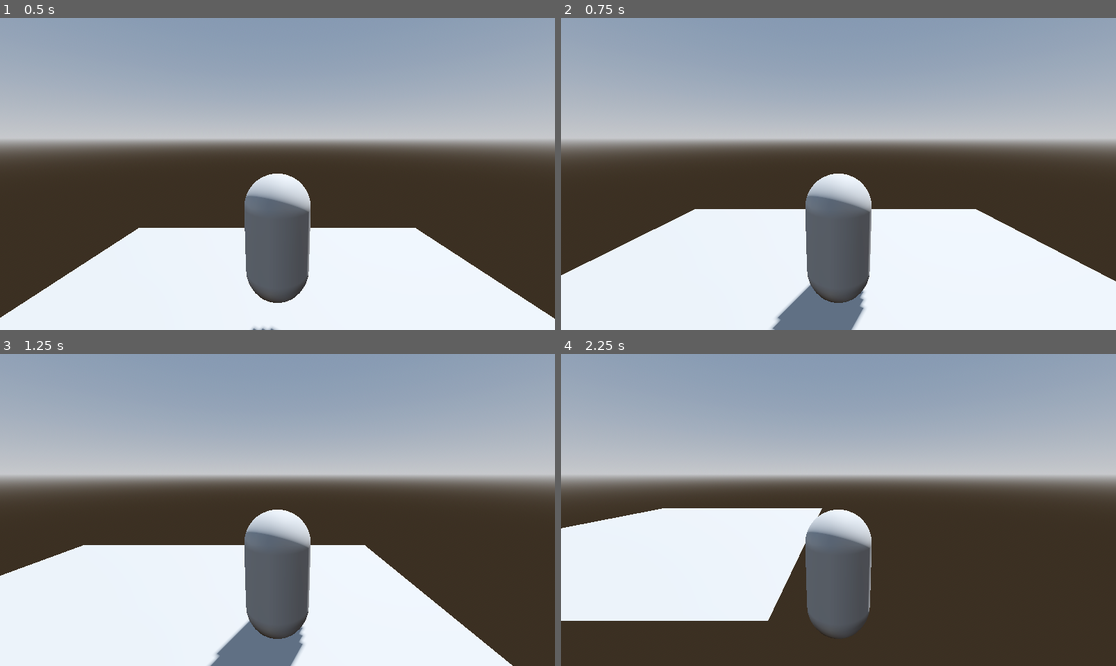
Above: before the commit, frames 1-4 (two rows, left to right).
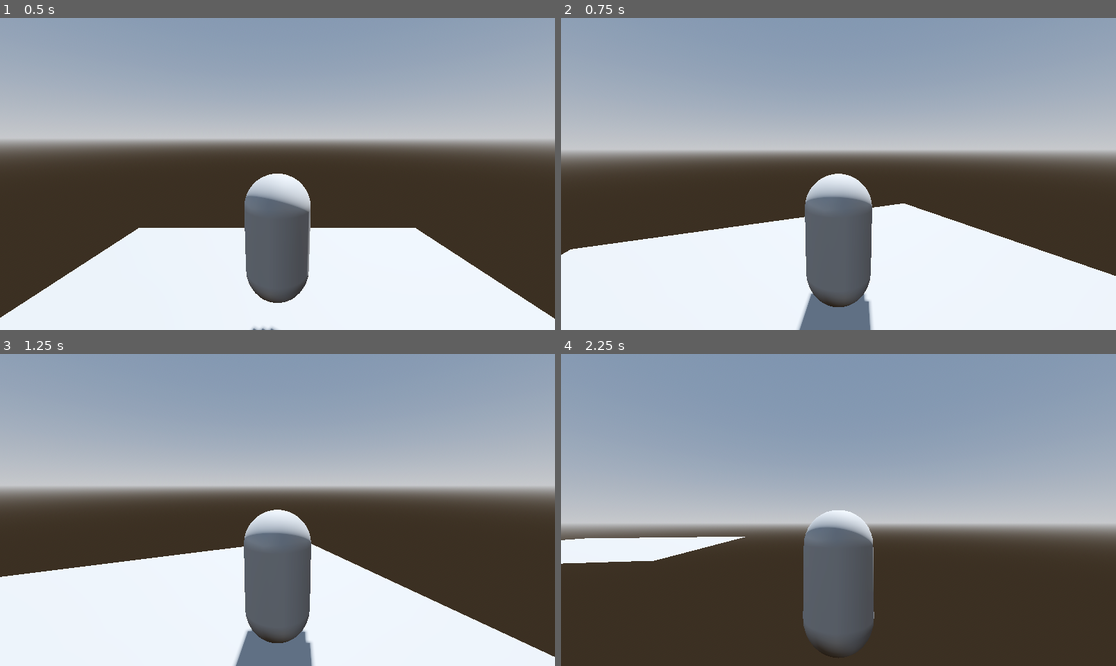
Above: after the commit, the same moments.

Repository: UncleJohnKun/who-am-i-
Game: Godot game, scene res://main.tscn
The game is run twice, just before and just after one commit, with the same random seed, the same clock (stepped at 60 frames per second) and the same inputs.
Inputs (mouse positions are in pixels of both pictures, inside the frame that each line leads up to):
- Up to frame 1 (0.5 s): no input
- Up to frame 2 (0.75 s): move the mouse to (960, 158) at 0.52 s; hold D (move_right) from 0.53 s (still down)
- Up to frame 3 (1.25 s): keep holding D (move_right)
- Up to frame 4 (2.25 s): move the mouse to (727, 525) at 1.27 s; release D (move_right) at 1.28 s; hold S (move_back) 1.28-2.03 s; move the mouse to (894, 441) at 2.02 s; hold D (move_right) from 2.03 s (still down)

Frame 1 is identical in both runs. In frame 2, 12% of the frame differs, in the area x 0-100%, y 38-100%; in frame 3, 12%; in frame 4, 42%, in the area x 0-100%, y 24-96%.

Commit message:
added mouse movement to camera

Diff:
--- a/player.gd
+++ b/player.gd
@@ -1,9 +1,14 @@
 extends RigidBody3D
 
+var mouse_sensitivity := 0.001
+var twist_input := 0.0
+var pitch_input := 0.0
+@onready var twist_pivot := $TwistPivot
+@onready var pitch_pivot := $TwistPivot/PitchPivot
 
 # Called when the node enters the scene tree for the first time.
 func _ready() -> void:
-	pass # Replace with function body.
+	Input.set_mouse_mode(Input.MOUSE_MODE_CAPTURED)
 
 
 # Called every frame. 'delta' is the elapsed time since the previous frame.
@@ -12,4 +17,22 @@
 	input.x = Input.get_axis("move_left", "move_right")
 	input.z = Input.get_axis("move_forward", "move_back")
 
-	apply_central_force(input * 1200.0 * delta)
+	apply_central_force(twist_pivot.basis * input * 1200.0 * delta)
+	if Input.is_action_just_pressed("ui_cancel"):
+		Input.set_mouse_mode(Input.MOUSE_MODE_VISIBLE)
+
+	twist_pivot.rotate_y(twist_input)
+	pitch_pivot.rotate_x(pitch_input)
+	pitch_pivot.rotation.x = clamp(
+		$TwistPivot/PitchPivot.rotation.x,
+		deg_to_rad(-30),
+		deg_to_rad(30)
+	)
+	twist_input = 0.0
+	pitch_input = 0.0
+
+func _unhandled_input(event: InputEvent) -> void:
+	if event is InputEventMouseMotion:
+		if Input.get_mouse_mode() == Input.MOUSE_MODE_CAPTURED:
+			twist_input = - event.relative.x * mouse_sensitivity
+			pitch_input = - event.relative.y * mouse_sensitivity
--- a/project.godot
+++ b/project.godot
@@ -11,6 +11,7 @@
 [application]
 
 config/name="Who am I?"
+config/tags=PackedStringArray("official")
 run/main_scene="res://main.tscn"
 config/features=PackedStringArray("4.3", "Forward Plus")
 config/icon="res://icon.svg"
